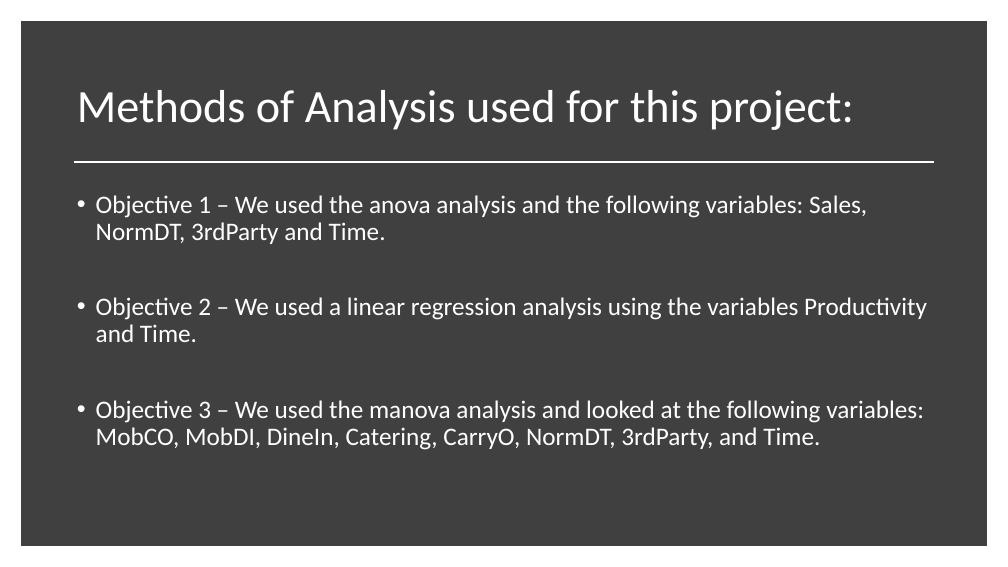
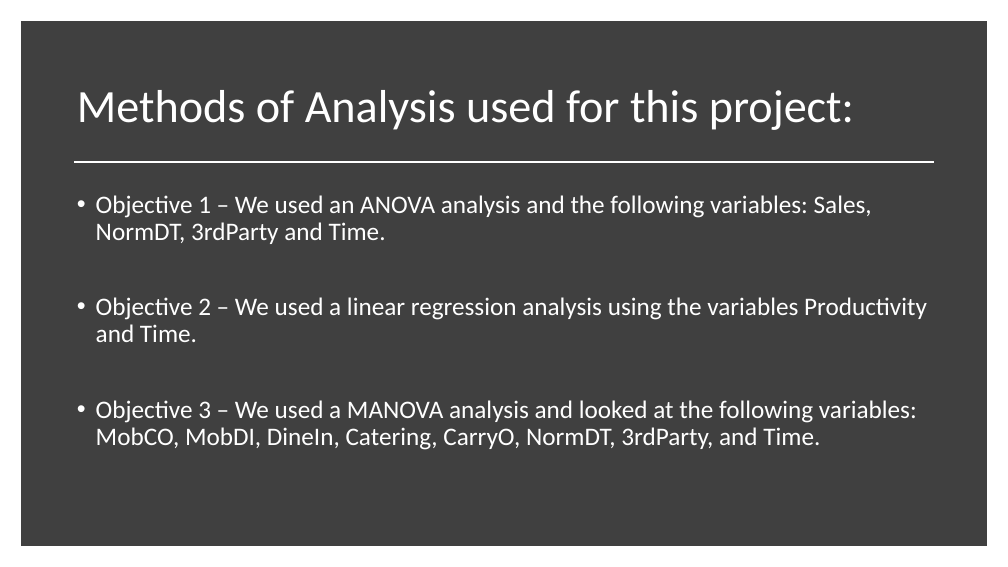
Before and after one commit to East-Coast-Collaboration/Final-Project, a slide deck: slide 5 of Presentation.pptx. Drawn at 1008x567 pixels with LibreOffice and Linux fonts; fonts in the diff are those of the drawing. Boxes give left, top, right and bottom in pixels: in the first picture for what was removed or moved away, otherwise in the second. Text is boxed around its words. In the diff, an @@ line names an element or a change of style, - is before the commit and + after.

```diff
--- a/Presentation.pptx
+++ b/Presentation.pptx
@@ text at [96,195,872,244]: text changed @@
-• Objective 1 – We used the anova analysis and the following variables: Sales, NormDT, 3rdParty and Time.
+• Objective 1 – We used an ANOVA analysis and the following variables: Sales, NormDT, 3rdParty and Time.
@@ text at [96,400,917,450]: text changed @@
-• Objective 3 – We used the manova analysis and looked at the following variables: MobCO, MobDI, DineIn, Catering, CarryO, NormDT, 3rdParty, and Time.
+• Objective 3 – We used a MANOVA analysis and looked at the following variables: MobCO, MobDI, DineIn, Catering, CarryO, NormDT, 3rdParty, and Time.
```
Also in this commit, not shown: 1 other slide changed, 1 slide added, 1 slide removed, 2 other files.
